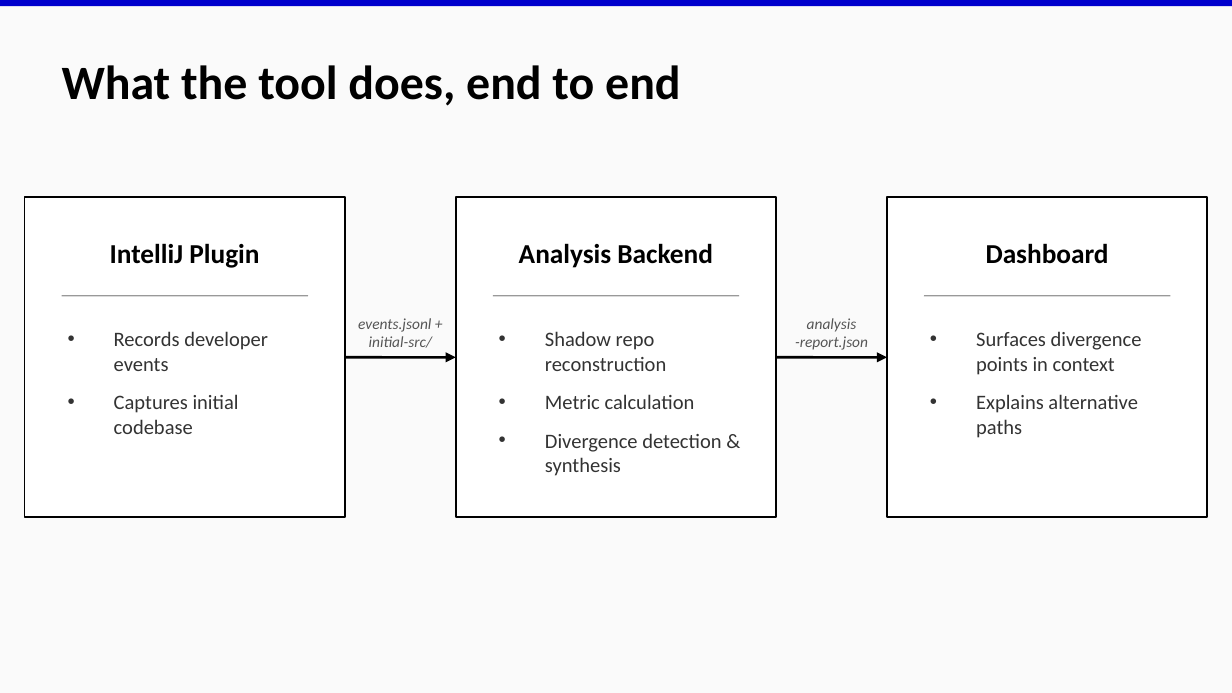
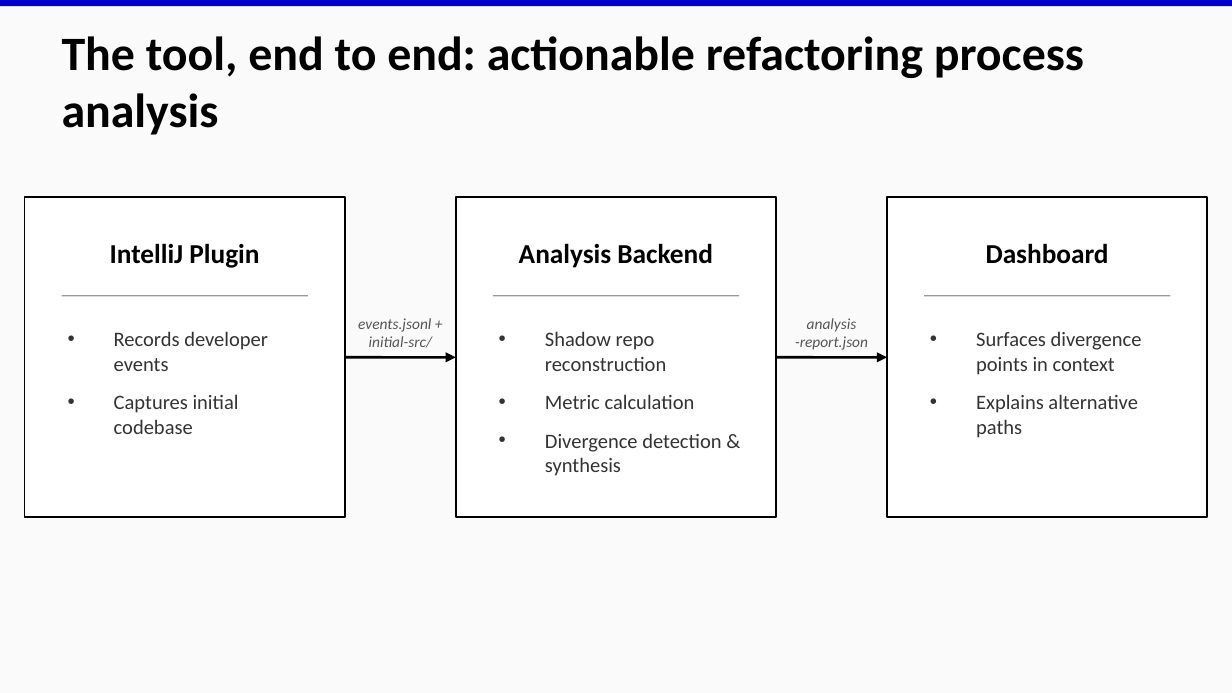
Before and after one commit to EthanHosier/fyp, a slide deck: slide 6 of presentation/slides.pptx (slide 7 before the commit). Drawn at 1232x693 pixels with LibreOffice and Linux fonts; fonts in the diff are those of the drawing. Boxes give left, top, right and bottom in pixels: in the first picture for what was removed or moved away, otherwise in the second. Text is boxed around its words. In the diff, an @@ line names an element or a change of style, - is before the commit and + after.

Commit message:
minor changes: move tool e2e slide before demo

```diff
--- a/presentation/slides.pptx
+++ b/presentation/slides.pptx
@@ text at (x1=62, y1=36, x2=1084, y2=135): text changed @@
-What the tool does, end to end
+The tool, end to end: actionable refactoring process analysis
```
Also in this commit, not shown: 1 other file.
